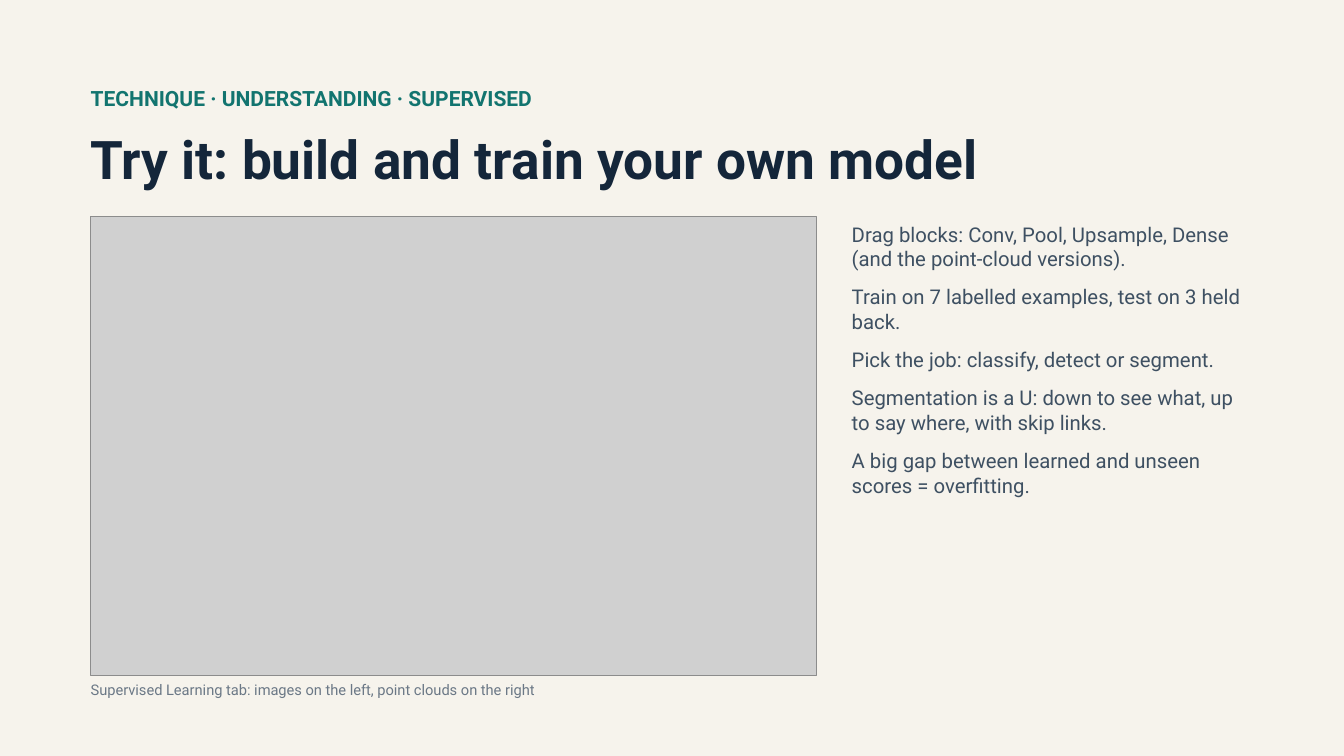
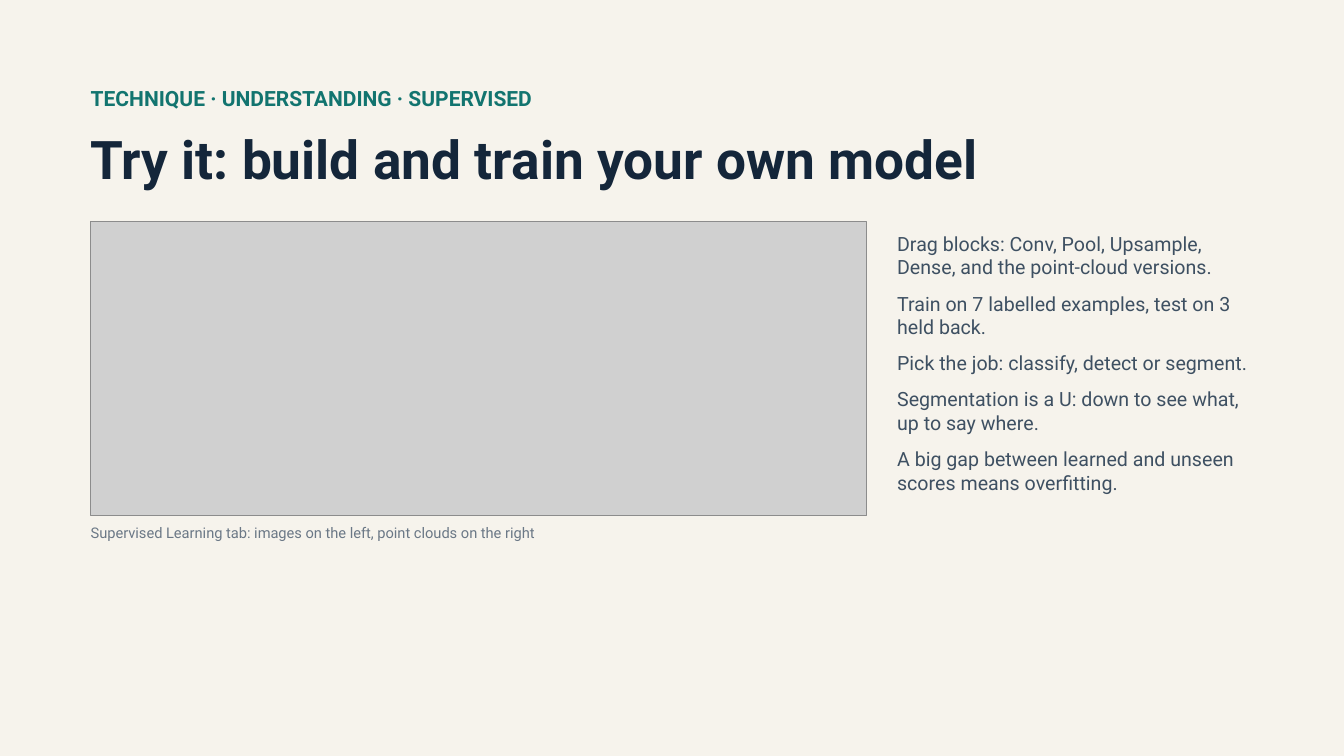
Before and after one commit to maninka123/lidar-learning-lab, a slide deck: slide 4 of presentation/LiDAR_Workshop_Learning_Slides.pptx (slide 3 before the commit). Drawn at 1344x756 pixels with LibreOffice and Linux fonts; fonts in the diff are those of the drawing; grey boxes stand for pictures. Boxes give left, top, right and bottom in pixels: in the first picture for what was removed or moved away, otherwise in the second. Text is boxed around its words. In the diff, an @@ line names an element or a change of style, - is before the commit and + after.

Commit message:
Slides: fix learning slides formatting, use figures from our own segmentation

```diff
--- a/presentation/LiDAR_Workshop_Learning_Slides.pptx
+++ b/presentation/LiDAR_Workshop_Learning_Slides.pptx
@@ picture: place and size @@
-picture at bbox=[91, 217, 817, 676]
+picture at bbox=[91, 222, 867, 516]
@@ text at bbox=[897, 236, 1212, 278]: text changed; size 14.5 to 14 pt @@
-Drag blocks: Conv, Pool, Upsample, Dense (and the point-cloud versions).
+Drag blocks: Conv, Pool, Upsample, Dense, and the point-cloud versions.
@@ text "Drag blocks: Conv, Pool, Upsample, ...": place and size @@
-text "Drag blocks: Conv, Pool, Upsample, ..." at bbox=[852, 226, 1240, 497]
+text "Drag blocks: Conv, Pool, Upsample, ..." at bbox=[897, 236, 1247, 494]
@@ text at bbox=[897, 296, 1247, 374]: size 14.5 to 14 pt in "Train on 7 labelled examples, test on ...", "Pick the job: classify, detect or segment."; less space between paragraphs @@
@@ text at bbox=[897, 391, 1238, 494]: text changed; size 14.5 to 14 pt @@
-Segmentation is a U: down to see what, up to say where, with skip links.
-A big gap between learned and unseen scores = overfitting.
+Segmentation is a U: down to see what, up to say where.
+A big gap between learned and unseen scores means overfitting.
@@ text "Supervised Learning tab: images on ...": place and size @@
-text "Supervised Learning tab: images on ..." at bbox=[91, 684, 535, 698]
+text "Supervised Learning tab: images on ..." at bbox=[91, 527, 535, 541]
```
Also in this commit, not shown: 1 other slide changed, 2 slides added, 2 other files.
